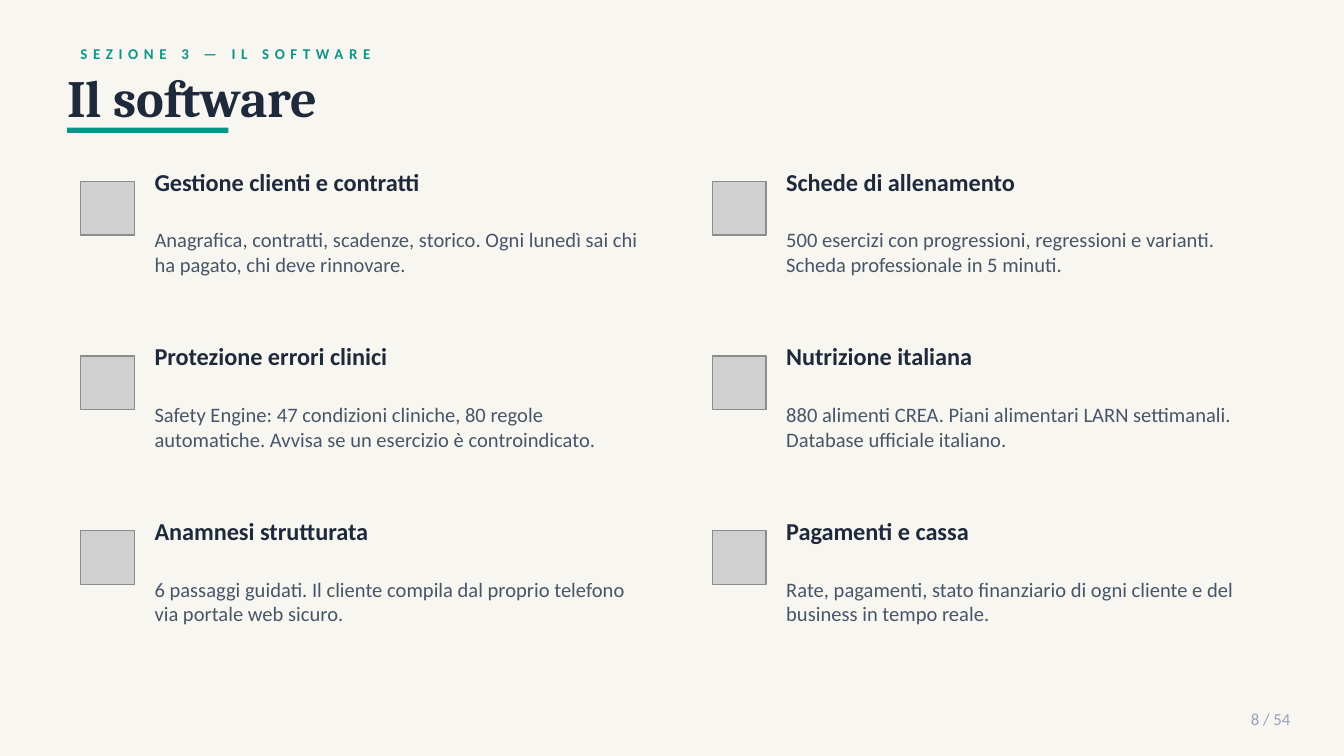
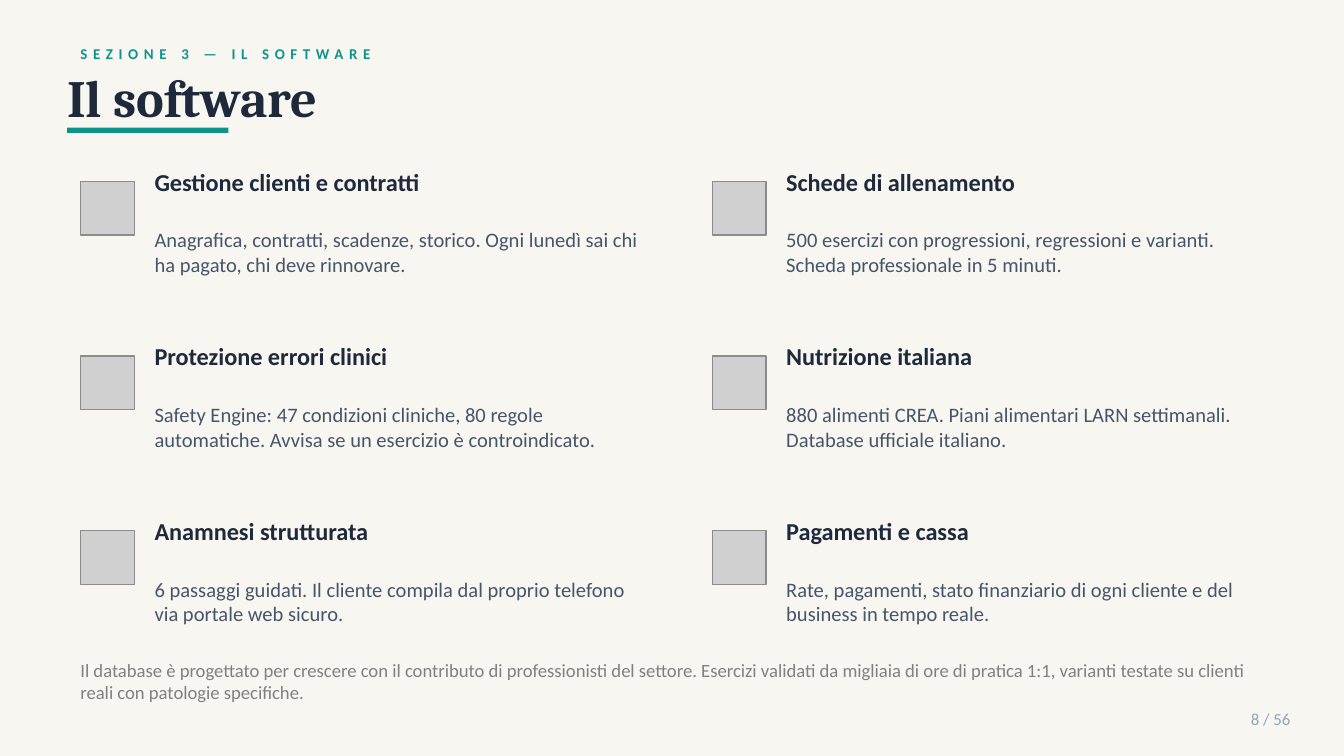
Before and after one commit to gverardo87-lab/FitManager_Studio-, a slide deck: slide 8 of FitManager_Business_Plan_2026.pptx. Drawn at 1344x756 pixels with LibreOffice and Linux fonts; fonts in the diff are those of the drawing; grey boxes stand for pictures. Boxes give left, top, right and bottom in pixels: in the first picture for what was removed or moved away, otherwise in the second. Text is boxed around its words. In the diff, an @@ line names an element or a change of style, - is before the commit and + after.

```diff
--- a/FitManager_Business_Plan_2026.pptx
+++ b/FitManager_Business_Plan_2026.pptx
@@ text added at (80,664,1244,702), 10 pt, text #808080 @@
+Il database è progettato per crescere con il contributo di professionisti del settore. Esercizi validati da migliaia di ore di pratica 1:1, varianti testate su clienti reali con patologie specifiche.
@@ text at (1251,714,1290,725): text changed @@
-8 / 54
+8 / 56
```
Also in this commit, not shown: 53 other slides changed, 2 slides added, 8 other files.
